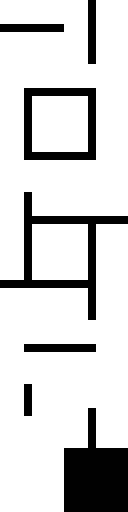
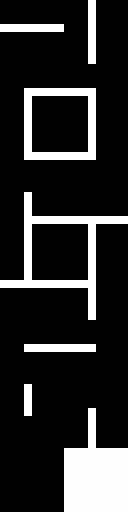
Layer changes from the first 128 × 512 image to the second:
painted on "Capa #1" over [0, 0, 128, 448]
painted on "Capa #2" over [0, 0, 128, 512]
